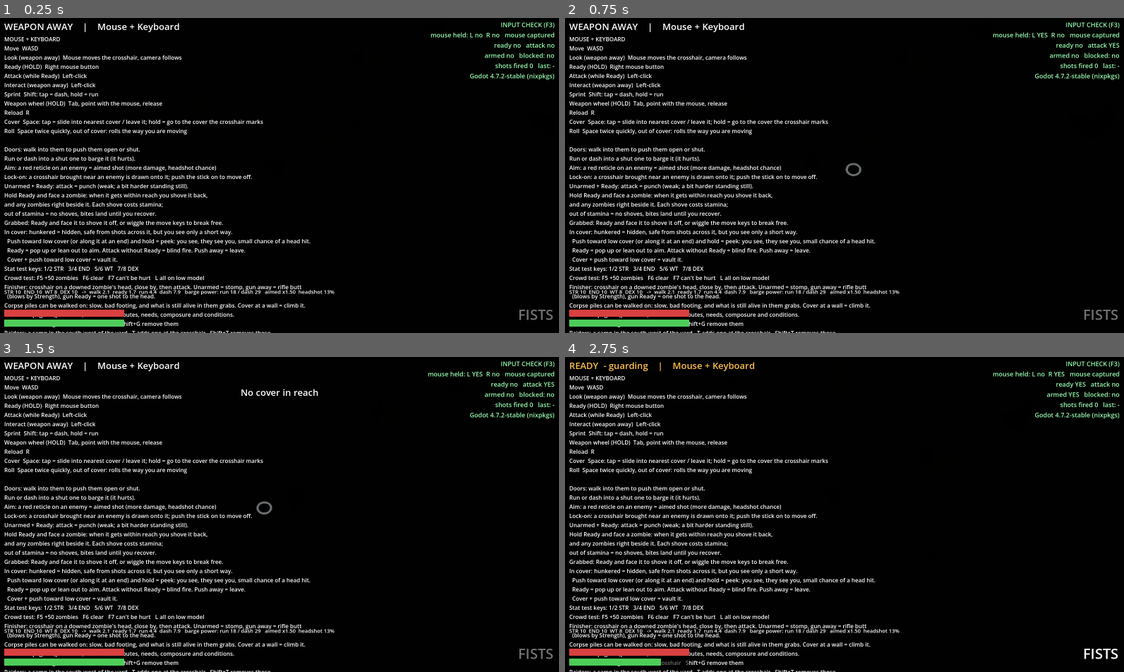
Above: before the commit, frames 1-4 (two rows, left to right).
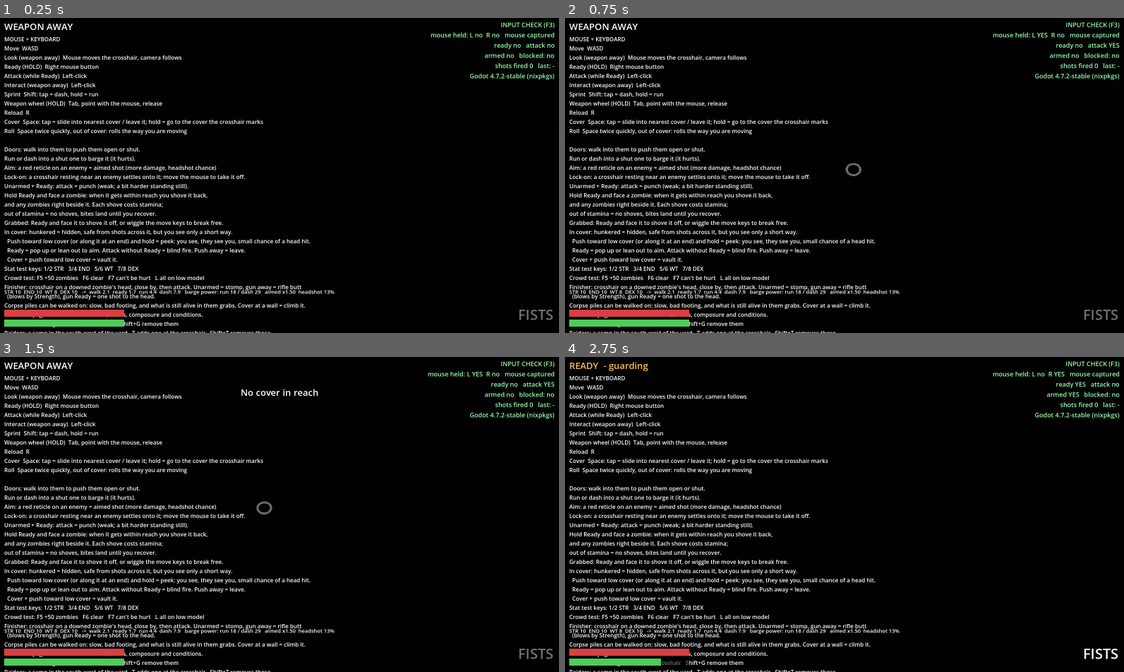
Above: after the commit, the same moments.

Repository: RuneTV64/twinsticksofdepth
Game: Godot game, scene res://main.tscn
The game is run twice, just before and just after one commit, with the same random seed, the same clock (stepped at 60 frames per second) and the same inputs.
Inputs (mouse positions are in pixels of both pictures, inside the frame that each line leads up to):
- Up to frame 1 (0.25 s): no input
- Up to frame 2 (0.75 s): tap Enter at 0.5 s; move the mouse to (878, 172) at 0.52 s; press the mouse at (878, 172) at 0.53 s; hold W (move_up) from 0.53 s (still down)
- Up to frame 3 (1.5 s): keep holding W (move_up); tap Space (cover) at 0.8, 1.35 s; move the mouse to (251, 514) at 1.27 s; release the mouse at (251, 514) at 1.28 s; click (251, 514) at 1.42 s
- Up to frame 4 (2.75 s): keep holding W (move_up); right-click (816, 514) at 1.55 s; move the mouse to (861, 508) at 2.02 s; hold Right mouse button (ready_weapon) from 2.03 s (still down); click (861, 508) at 2.17 s; tap Shift (sprint) at 2.3 s

The runs differ from the first frame. In frame 1, 0.7% of the frame differs, in the area x 9-46%, y 1-96%; in frame 2, 0.7%; in frame 3, 0.7%; in frame 4, 0.7%.

Commit message:
Mouse and keyboard only: controller bindings and stick aiming removed
No joypad buttons or axes in the input map, no stick aiming or stick
lock-on in the player, no controller help or prompts, no D-pad on the
character page. Mouse behaviour is unchanged.

Co-Authored-By: Claude Fable 5.2 <noreply@anthropic.com>
Claude-Session: https://claude.ai/code/session_016fBGAUWu2qzw7nE8geQqSy

Diff:
--- a/hud.gd
+++ b/hud.gd
@@ -33,23 +33,11 @@
 Cover  Space: tap = slide into nearest cover / leave it; hold = go to the cover the crosshair marks
 Roll  Space twice quickly, out of cover: rolls the way you are moving"""
 
-const HELP_PAD := """CONTROLLER
-Move  Left stick
-Look (weapon away)  Right stick moves the crosshair, camera follows
-Ready (HOLD)  LT
-Attack (while Ready)  RT
-Interact (weapon away)  RT  or  A
-Sprint  L3: tap = dash, hold = run
-Weapon wheel (HOLD)  LB, point with the right stick, release
-Reload  X
-Cover  B: tap = slide into nearest cover / leave it; hold = go to the cover the crosshair marks
-Roll  B twice quickly, out of cover: rolls the way you are moving"""
-
 const HELP_TAIL := """
 Doors: walk into them to push them open or shut.
 Run or dash into a shut one to barge it (it hurts).
 Aim: a red reticle on an enemy = aimed shot (more damage, headshot chance)
-Lock-on: a crosshair brought near an enemy is drawn onto it; push the stick on to move off.
+Lock-on: a crosshair resting near an enemy settles onto it; move the mouse to take it off.
 Unarmed + Ready: attack = punch (weak; a bit harder standing still).
 Hold Ready and face a zombie: when it gets within reach you shove it back,
 and any zombies right beside it. Each shove costs stamina;
@@ -64,7 +52,7 @@
 Finisher: crosshair on a downed zombie's head, close by, then attack. Unarmed = stomp, gun away = rifle butt
   (blows by Strength), gun Ready = one shot to the head.
 Corpse piles can be walked on: slow, bad footing, and what is still alive in them grabs. Cover at a wall = climb it.
-Character page: C (pad: Back). It shows attributes, needs, composure and conditions.
+Character page: C. It shows attributes, needs, composure and conditions.
 Cover test: G test gunner at the crosshair   Shift+G remove them
 Raiders: a camp in the south-west of the yard.  T adds one at the crosshair   Shift+T removes those
 F1 hide help    Esc free mouse"""
@@ -291,7 +279,7 @@
 
 func _sheet_text() -> String:
 	var s := player.sheet
-	var t := "[b]CHARACTER[/b]      [color=#999]C / Back closes.   PgUp PgDn / D-pad up down picks a row.   - = / D-pad left right changes it (test editing).[/color]\n\n"
+	var t := "[b]CHARACTER[/b]      [color=#999]C closes.   PgUp PgDn picks a row.   - = changes it (test editing).[/color]\n\n"
 	t += "[b]ATTRIBUTES[/b]   [color=#999]1 to 20; 10 is an ordinary adult[/color]\n[table=4]"
 	for a in CharacterSheet.ATTRS:
 		var does: String = CharacterSheet.GOVERNS[a]
@@ -354,9 +342,9 @@
 		stance += {"hunker": "  - IN COVER (hidden)", "peek": "  - PEEKING (seen)", "pop": "  - OUT OF COVER (exposed)"}[player.cover_mode]
 	if player.fatigue() > 0.3:
 		stance += "  - fatigued"
-	_state.text = "%s    |    %s" % [stance, "Controller" if player.using_pad else "Mouse + Keyboard"]
+	_state.text = stance
 	_state.add_theme_color_override("font_color", Color(1.0, 0.75, 0.3) if player.armed else Color.WHITE)
-	_help.text = (HELP_PAD if player.using_pad else HELP_KM) + "\n" + HELP_TAIL
+	_help.text = HELP_KM + "\n" + HELP_TAIL
 
 	_hp.max_value = player.max_health
 	_hp.value = player.health
--- a/input_setup.gd
+++ b/input_setup.gd
@@ -1,48 +1,41 @@
 class_name InputSetup
 extends RefCounted
 ## Builds the whole input map in code, so the project needs no Project Settings edits.
+## Mouse and keyboard only (owner, 20 Nov 2026): there are no controller bindings.
 
 
 static func apply() -> void:
 	_action("move_left", 0.2)
-	_key("move_left", KEY_A); _key("move_left", KEY_LEFT); _axis("move_left", JOY_AXIS_LEFT_X, -1.0)
+	_key("move_left", KEY_A); _key("move_left", KEY_LEFT)
 	_action("move_right", 0.2)
-	_key("move_right", KEY_D); _key("move_right", KEY_RIGHT); _axis("move_right", JOY_AXIS_LEFT_X, 1.0)
+	_key("move_right", KEY_D); _key("move_right", KEY_RIGHT)
 	_action("move_up", 0.2)
-	_key("move_up", KEY_W); _key("move_up", KEY_UP); _axis("move_up", JOY_AXIS_LEFT_Y, -1.0)
+	_key("move_up", KEY_W); _key("move_up", KEY_UP)
 	_action("move_down", 0.2)
-	_key("move_down", KEY_S); _key("move_down", KEY_DOWN); _axis("move_down", JOY_AXIS_LEFT_Y, 1.0)
-
-	_action("aim_left", 0.2); _axis("aim_left", JOY_AXIS_RIGHT_X, -1.0)
-	_action("aim_right", 0.2); _axis("aim_right", JOY_AXIS_RIGHT_X, 1.0)
-	_action("aim_up", 0.2); _axis("aim_up", JOY_AXIS_RIGHT_Y, -1.0)
-	_action("aim_down", 0.2); _axis("aim_down", JOY_AXIS_RIGHT_Y, 1.0)
+	_key("move_down", KEY_S); _key("move_down", KEY_DOWN)
 
 	# Ready is HOLD. Q is a fallback for touchpads that can't hold right-click and click.
 	_action("ready_weapon", 0.5)
 	_mouse("ready_weapon", MOUSE_BUTTON_RIGHT); _key("ready_weapon", KEY_Q)
-	_axis("ready_weapon", JOY_AXIS_TRIGGER_LEFT, 1.0)
 
 	# Attack while Ready, Interact while the weapon is away. Same button.
 	_action("attack", 0.4)
-	# Pad: RT is the main button; A stays as an alternate so Interact is also on a face button.
-	_mouse("attack", MOUSE_BUTTON_LEFT); _axis("attack", JOY_AXIS_TRIGGER_RIGHT, 1.0)
-	_button("attack", JOY_BUTTON_A)
+	_mouse("attack", MOUSE_BUTTON_LEFT)
 
 	# Tap = dash, hold = run.
 	_action("sprint", 0.5)
-	_key("sprint", KEY_SHIFT); _button("sprint", JOY_BUTTON_LEFT_STICK)
+	_key("sprint", KEY_SHIFT)
 
-	# HOLD to open the quick weapon wheel, point (mouse / right stick), release to equip.
+	# HOLD to open the quick weapon wheel, point with the mouse, release to equip.
 	_action("weapon_wheel", 0.5)
-	_key("weapon_wheel", KEY_TAB); _button("weapon_wheel", JOY_BUTTON_LEFT_SHOULDER)
+	_key("weapon_wheel", KEY_TAB)
 
 	# Cover: tap = slide into the nearest cover / leave it; hold = go to the cover the crosshair marks.
 	_action("cover", 0.5)
-	_key("cover", KEY_SPACE); _button("cover", JOY_BUTTON_B)
+	_key("cover", KEY_SPACE)
 
 	_action("reload", 0.5)
-	_key("reload", KEY_R); _button("reload", JOY_BUTTON_X)
+	_key("reload", KEY_R)
 
 
 static func _action(n: StringName, dz: float) -> void:
@@ -61,18 +54,3 @@
 	var e := InputEventMouseButton.new()
 	e.button_index = b
 	InputMap.action_add_event(n, e)
-
-
-static func _button(n: StringName, b: JoyButton) -> void:
-	var e := InputEventJoypadButton.new()
-	e.button_index = b
-	e.device = -1
-	InputMap.action_add_event(n, e)
-
-
-static func _axis(n: StringName, a: JoyAxis, v: float) -> void:
-	var e := InputEventJoypadMotion.new()
-	e.axis = a
-	e.axis_value = v
-	e.device = -1
-	InputMap.action_add_event(n, e)
--- a/main.gd
+++ b/main.gd
@@ -125,13 +125,6 @@
 			KEY_F7:
 				player.invulnerable = not player.invulnerable
 				player.show_status("Can't be hurt: %s" % ("ON" if player.invulnerable else "OFF"), 1.5)
-	elif event is InputEventJoypadButton and event.pressed:
-		match event.button_index:
-			JOY_BUTTON_BACK: hud.toggle_sheet()
-			JOY_BUTTON_DPAD_UP: hud.sheet_select(-1)
-			JOY_BUTTON_DPAD_DOWN: hud.sheet_select(1)
-			JOY_BUTTON_DPAD_LEFT: hud.sheet_adjust(-1)
-			JOY_BUTTON_DPAD_RIGHT: hud.sheet_adjust(1)
 	elif event is InputEventMouseButton and event.pressed \
 			and Input.mouse_mode != Input.MOUSE_MODE_CAPTURED:
 		Input.mouse_mode = Input.MOUSE_MODE_CAPTURED
--- a/player.gd
+++ b/player.gd
@@ -1,13 +1,14 @@
 class_name Player
 extends CharacterBody3D
 ## Two stances:
-##  WEAPON AWAY (default): face where you walk. Right stick / mouse moves a crosshair and the
+##  Mouse and keyboard only.
+##  WEAPON AWAY (default): face where you walk. The mouse moves a crosshair and the
 ##    camera pans to keep it centered; your facing doesn't change. Let go and the camera
 ##    returns to you and the crosshair hides. Attack button = Interact. Hold Sprint to run.
 ##  COVER (B / Space): tap to slide into the nearest cover or to leave it; hold to go to the cover the crosshair
 ##    marks. Hunkered you are hidden and nearly blind. Push toward low cover (or along, at an end) to peek. Ready
 ##    pops you out to aim; attack without Ready fires blind. See the Cover section below and cover.gd.
-##  READY (hold LT / right-click / Q): twin-stick. Right stick / mouse sets facing, the camera
+##  READY (hold right-click / Q): the mouse sets facing, the camera
 ##    leads toward the aim point. Attack button attacks. Slower, no running (dash still works).
 ## Doors work in either stance: walk into them to push them, run or dash into them to barge.
 
@@ -46,7 +47,6 @@
 @export var accel := 26.0               # lower = heavier start-up
 @export var decel := 30.0               # lower = longer slide to a stop
 @export var turn_speed := 14.0          # rad/s, weapon away
-@export var ready_turn_speed := 28.0    # rad/s, Ready on a stick (mouse aim is instant)
 @export var backpedal_mult := 0.75      # Ready: speed when moving directly away from aim
 @export var draw_time := 0.12         # Ready pressed -> can attack
 @export var sprint_tap_time := 0.22     # release Sprint before this = dash, hold past it = run
@@ -56,26 +56,20 @@
 var look_range_bonus := 0.0             # weapon away: e.g. binoculars
 var aim_range_bonus := 0.0              # Ready: e.g. a scoped gun
 @export var aim_min_dist := 0.3         # Ready: reticle closer than this doesn't turn you
-@export var aim_follow_sharpness := 11.0 # Ready: how tightly the reticle tracks stick tilt
-# Stick tilt -> reticle distance curve. 1 = linear (twitchy: small tilts move it meters),
-# 2 = squared (fine control near you, full range still at full tilt). Higher = gentler.
-@export var stick_aim_curve := 2.0
 @export var ready_cam_lead := 0.45     # Ready: how far the camera leans toward the reticle
-@export var look_follow_sharpness := 9.0  # weapon away: how tightly the crosshair tracks stick tilt
 @export var look_return_sharpness := 6.0  # weapon away: how fast an idle mouse crosshair floats home
 @export var mouse_sens := 0.022         # world meters per mouse pixel
 @export var mouse_idle_hide := 1.2      # weapon away: idle mouse crosshair starts floating home after this
 @export_group("Lock-on")
-# Sticky aim: a crosshair brought near an enemy you can see is drawn onto it and follows it.
-# The pull fades out with distance, so pushing the stick (or moving the mouse) takes it off again.
+# Sticky aim: a crosshair resting near an enemy you can see settles onto it and follows it.
+# The pull fades out with distance, and moving the mouse takes it off again.
 @export var lock_on := true
-@export var lock_on_radius := 1.6       # m: the pull starts when the crosshair comes this close to an enemy
 @export var lock_on_core := 0.5         # m: inside this the crosshair sits dead centre on the enemy
 @export var lock_on_strength := 1.0     # 0..1: how far toward the enemy it is drawn (1 = centres)
 @export var lock_on_sharpness := 8.0    # how quickly the pull takes hold and lets go (lower = softer)
 @export var lock_on_hold := 0.75        # < 1: the enemy already locked wins ties with its neighbours
-@export var lock_on_mouse := true       # mouse: the crosshair settles onto a nearby enemy once the mouse rests
-@export var lock_on_mouse_radius := 1.0 # m: the mouse's pull radius (a mouse is precise; keep it small)
+@export var lock_on_mouse := true       # the crosshair settles onto a nearby enemy once the mouse rests
+@export var lock_on_mouse_radius := 1.0 # m: the pull starts when the crosshair rests this close to an enemy
 @export var lock_on_mouse_settle := 0.1 # s the mouse must be still before the pull acts
 @export_group("Cover")
 # In cover you are in one of three states (cover_mode). To see is to be seen:
@@ -195,7 +189,7 @@
 @export var block_stamina_per_damage := 2.5   # stamina spent per point of damage stopped
 @export var block_regen_delay := 1.0    # seconds after a shove before stamina regenerates
 # Held: a zombie with hands can grab you. Held, you're slowed (two hands nearly root you) and it bites until
-# you get loose: shove it off (guard up, facing it) or struggle (wiggle the move stick / keys; hitting it helps).
+# you get loose: shove it off (guard up, facing it) or struggle (wiggle the move keys; hitting it helps).
 @export var held_speed_one := 0.35      # your speed with one hand on you
 @export var held_speed_two := 0.08      # with two hands (or two zombies) on you
 @export var struggle_per_wiggle := 0.12 # struggle gained per full swing of the move input
@@ -231,7 +225,6 @@
 var winded := false
 var running := false
 var armed := false
-var using_pad := false
 var dead := false
 var mag := 8
 var reserve := 8
@@ -244,7 +237,7 @@
 var _sight_query: PhysicsRayQueryParameters3D
 var _shove_cd := 0.0               # > 0 until you can shove again
 var _cam_carry := Vector3.ZERO     # camera offset left over from a stance change, eased to zero
-var wheel_open := false            # quick weapon wheel is up (Tab / LB held)
+var wheel_open := false            # quick weapon wheel is up (Tab held)
 var wheel_choice := -1             # slot highlighted on the wheel, -1 = none yet
 var _wheel_vec := Vector2.ZERO     # mouse travel since the wheel opened
 var _swing_t := 0.0                # > 0 while a punch is under way (windup + recovery left)
@@ -261,8 +254,7 @@
 var reticle_on_enemy := false
 var reticle_target: Enemy = null   # the enemy under the reticle (Ready only counts as "aimed")
 var lock_target: Enemy = null      # the enemy the crosshair is being drawn onto (lock-on), or null
-var _lock_shift := Vector3.ZERO    # stick: how far lock-on is moving the crosshair off where the stick asks
-var _aim_raw := Vector3.ZERO       # where the stick or mouse points, before lock-on shifts it (cover marking uses it)
+var _aim_raw := Vector3.ZERO       # where the mouse points (cover marking uses it)
 var _aim_raw_on := false
 
 # ---- cover (see the Cover exports)
@@ -545,7 +537,7 @@
 	return PI + slot * TAU / WEAPONS.size()
 
 
-## Hold Tab / LB: the wheel opens. Point with the mouse or right stick to highlight a weapon,
+## Hold Tab: the wheel opens. Point with the mouse to highlight a weapon,
 ## release to equip it. Releasing without pointing keeps what you have.
 func _update_wheel() -> void:
 	var held := Input.is_action_pressed("weapon_wheel")
@@ -556,8 +548,6 @@
 	if not wheel_open:
 		return
 	var v := _wheel_vec / WHEEL_MOUSE_RADIUS
-	if using_pad:
-		v = Input.get_vector("aim_left", "aim_right", "aim_up", "aim_down", 0.2)
 	if v.length() > 0.45:
 		var dir := v.normalized()
 		var best := -2.0
@@ -592,7 +582,6 @@
 		elif event.button_index == MOUSE_BUTTON_RIGHT:
 			_rmb_event = event.pressed
 	if event is InputEventMouseMotion:
-		using_pad = false
 		if wheel_open:
 			# The mouse points at the wheel instead of moving the crosshair.
 			_wheel_vec = (_wheel_vec + event.relative).limit_length(WHEEL_MOUSE_RADIUS)
@@ -601,12 +590,6 @@
 			reticle_offset += Vector3(rel.x, 0.0, rel.y) * mouse_sens
 			reticle_offset = reticle_offset.limit_length(current_reticle_range())
 			_mouse_idle = 0.0
-	elif event is InputEventJoypadButton:
-		using_pad = true
-	elif event is InputEventJoypadMotion and absf(event.axis_value) > 0.35:
-		using_pad = true
-	elif event is InputEventKey or event is InputEventMouseButton:
-		using_pad = false
 
 
 func _physics_process(delta: float) -> void:
@@ -754,12 +737,10 @@
 # ---------------------------------------------------------------- stance + aim
 func _update_stance() -> void:
 	var want_ready := ready_held()
-	# If you're actively aiming during a stance change (right stick tilted, or the mouse moved
-	# recently enough that the crosshair is still showing), the reticle carries over instead of
-	# resetting, so you can ready (or lower) mid-aim without losing your place.
+	# If you're actively aiming during a stance change (the mouse moved recently enough that the
+	# crosshair is still showing), the reticle carries over instead of resetting, so you can ready
+	# (or lower) mid-aim without losing your place.
 	var aim_active := _mouse_idle < mouse_idle_hide
-	if using_pad:
-		aim_active = Input.get_vector("aim_left", "aim_right", "aim_up", "aim_down", 0.2).length() > 0.05
 	var cam_before := _cam_offset()
 	if want_ready and not armed:
 		armed = true
@@ -779,44 +760,18 @@
 
 
 func _update_aim(delta: float) -> void:
-	var stick := Input.get_vector("aim_left", "aim_right", "aim_up", "aim_down", 0.2)
-	if stick.length() > 0.3:
-		using_pad = true
-	if wheel_open:
-		stick = Vector2.ZERO   # the stick is pointing at the wheel, not aiming
-
 	if armed:
-		if using_pad:
-			# Same rule as weapon away: tilt = distance, so easing off the stick floats the
-			# reticle back toward you. Tracks tighter than the look crosshair to stay snappy.
-			var target := _stick_reticle_target(stick)
-			_aim_raw = target
-			_aim_raw_on = stick.length() > 0.05
-			target += _stick_lock_shift(target, stick.length() > 0.05, delta)
-			reticle_offset = reticle_offset.lerp(target, 1.0 - exp(-aim_follow_sharpness * delta))
-		else:
-			_mouse_lock(delta)
+		_mouse_lock(delta)
 		reticle_offset = reticle_offset.limit_length(current_reticle_range())
 		reticle_visible = true
 	else:
-		var returning := false
-		if using_pad:
-			# The crosshair tracks the stick: tilt = distance, so easing off the stick floats
-			# it back toward you and letting go floats it all the way home. No snapping.
-			var target := _stick_reticle_target(stick)
-			returning = stick.length() <= 0.05
-			_aim_raw = target
-			_aim_raw_on = not returning
-			target += _stick_lock_shift(target, not returning, delta)
-			reticle_offset = reticle_offset.lerp(target, 1.0 - exp(-look_follow_sharpness * delta))
+		# It stays where you put it, then floats home once the mouse has been idle.
+		var returning := _mouse_idle >= mouse_idle_hide
+		if returning:
+			reticle_offset = reticle_offset.lerp(Vector3.ZERO, 1.0 - exp(-look_return_sharpness * delta))
+			lock_target = null
 		else:
-			# Mouse: it stays where you put it, then floats home once the mouse has been idle.
-			returning = _mouse_idle >= mouse_idle_hide
-			if returning:
-				reticle_offset = reticle_offset.lerp(Vector3.ZERO, 1.0 - exp(-look_return_sharpness * delta))
-				lock_target = null
-			else:
-				_mouse_lock(delta)
+			_mouse_lock(delta)
 		reticle_offset = reticle_offset.limit_length(current_reticle_range())
 		# Hidden only once it has actually arrived back on you.
 		if returning and reticle_offset.length() < 0.2:
@@ -824,9 +779,8 @@
 			reticle_visible = false
 		else:
 			reticle_visible = true
-	if not using_pad:
-		_aim_raw = reticle_offset
-		_aim_raw_on = reticle_visible and (armed or _mouse_idle < mouse_idle_hide)
+	_aim_raw = reticle_offset
+	_aim_raw_on = reticle_visible and (armed or _mouse_idle < mouse_idle_hide)
 
 
 # ---------------------------------------------------------------- lock-on (sticky aim)
@@ -865,39 +819,13 @@
 	return (best_off - point) * pull
 
 
-## Stick: the crosshair goes where the tilt says, so lock-on shifts that spot, easing in and out.
-## Only while the stick is tilted: a stick at rest never aims for you.
-func _stick_lock_shift(target: Vector3, tilted: bool, delta: float) -> Vector3:
-	var want := Vector3.ZERO
-	if tilted:
-		want = _lock_pull(target, lock_on_radius)
-	else:
-		lock_target = null
-	_lock_shift = _lock_shift.lerp(want, 1.0 - exp(-lock_on_sharpness * delta))
-	return _lock_shift
-
-
-## Mouse: it has full control while it moves. Once it rests near an enemy, the crosshair settles
+## The mouse has full control while it moves. Once it rests near an enemy, the crosshair settles
 ## onto that enemy and follows it.
 func _mouse_lock(delta: float) -> void:
-	_lock_shift = Vector3.ZERO
 	if not lock_on_mouse or _mouse_idle < lock_on_mouse_settle:
 		lock_target = null
 		return
 	reticle_offset += _lock_pull(reticle_offset, lock_on_mouse_radius) * (1.0 - exp(-lock_on_sharpness * delta))
-
-
-## Where the stick is asking the reticle to be: direction straight from the stick, distance
-## from the tilt run through stick_aim_curve so the first part of the throw is fine-grained.
-func _stick_reticle_target(stick: Vector2) -> Vector3:
-	var tilt := minf(stick.length(), 1.0)
-	if tilt <= 0.0:
-		return Vector3.ZERO
-	var dir := stick / stick.length()
-	# Melee Ready has no reticle to place, only a direction to face: keep it linear so a light
-	# tilt already turns you.
-	var curve := 1.0 if armed and is_melee() else stick_aim_curve
-	return Vector3(dir.x, 0.0, dir.y) * pow(tilt, curve) * current_reticle_range()
 
 
 ## Max reticle distance right now: the shared base plus whatever the current stance's gear adds.
@@ -1143,7 +1071,6 @@
 			_leave_t = 0.0
 			if _cover_recenter:
 				reticle_offset = Vector3.ZERO
-				_lock_shift = Vector3.ZERO
 				_mouse_idle = 99.0
 			return Vector3.ZERO
 		if _cover_timeout <= 0.0:
@@ -1506,8 +1433,7 @@
 		var n3 := Vector3(cover_face.n.x, 0.0, cover_face.n.y)
 		if cover_mode == "pop":
 			if reticle_offset.length() >= aim_min_dist:
-				facing = reticle_offset.normalized() if not using_pad \
-					else _turn_toward(facing, reticle_offset.normalized(), ready_turn_speed * delta)
+				facing = reticle_offset.normalized()
 				return
 			want = -n3
 		elif cover_mode == "peek" or cover_blind:
@@ -1518,7 +1444,6 @@
 		return
 	elif armed:
 		want = reticle_offset
-		rate = ready_turn_speed
 	elif _dash_t > 0.0:
 		want = _dash_dir
 	elif move_dir.length() > 0.1:
@@ -1527,13 +1452,13 @@
 	if want.length() < (aim_min_dist if armed else 0.01):
 		return
 	want = want.normalized()
-	if armed and not using_pad and _roll_turning:
-		# Just up from a roll: even with the mouse you turn round to your aim, you don't snap to it.
+	if armed and _roll_turning:
+		# Just up from a roll: you turn round to your aim, you don't snap to it.
 		facing = _turn_toward(facing, want, roll_turn_speed * delta)
 		if facing.dot(want) > 0.999:
 			_roll_turning = false
-	elif armed and not using_pad:
-		facing = want
+	elif armed:
+		facing = want   # the mouse aims you at once
 	else:
 		facing = _turn_toward(facing, want, rate * delta)
 		if facing.dot(want) > 0.999:
@@ -1645,7 +1570,7 @@
 
 
 # ---------------------------------------------------------------- combat + interact
-## Ready = right mouse button (read three ways), LT, or Q.
+## Ready = right mouse button (read three ways), or Q.
 func ready_held() -> bool:
 	if Input.is_action_pressed("ready_weapon"):
 		return true
@@ -1653,7 +1578,7 @@
 		or (_has_mouse and (DisplayServer.mouse_get_button_state() & MOUSE_BUTTON_MASK_RIGHT) != 0)
 
 
-## Attack / Interact = left mouse button (read three ways), RT, or A.
+## Attack / Interact = left mouse button (read three ways).
 func attack_held() -> bool:
 	if Input.is_action_pressed("attack"):
 		return true
@@ -1930,10 +1855,10 @@
 
 func interact_prompt() -> String:
 	if finish_target == null and finish_pile != null:
-		return "[%s]  %s it, in case it's alive" % ["RT" if using_pad else "Left-click",
+		return "[%s]  %s it, in case it's alive" % ["Left-click",
 			"Shoot" if armed and not is_melee() and mag > 0 else ("Stomp" if is_melee() else "Rifle-butt")]
 	if finish_target != null:
-		var btn := "RT" if using_pad else "Left-click"
+		var btn := "Left-click"
 		if armed and not is_melee() and mag > 0:
 			return "[%s]  Shoot it in the head (1 round, loud)" % btn
 		var n := finisher_blows()
@@ -1944,7 +1869,7 @@
 	var txt: String = interact_target.call("prompt_text", self)
 	if armed:
 		return "%s  (lower your weapon)" % txt
-	return "[%s]  %s" % ["RT" if using_pad else "Left-click", txt]
+	return "[Left-click]  %s" % txt
 
 
 # ---------------------------------------------------------------- health
Not shown, changed: CLAUDE.md
